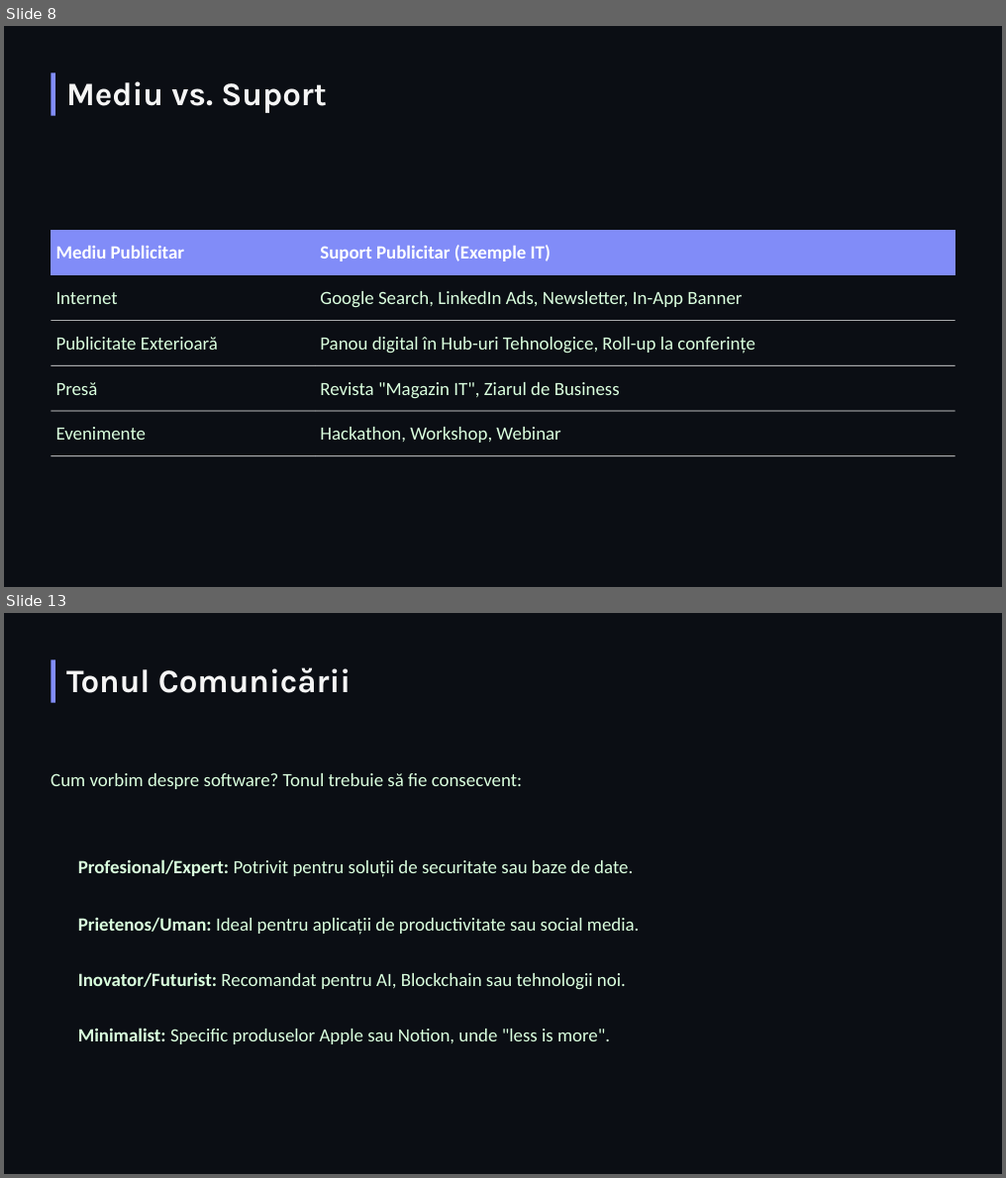
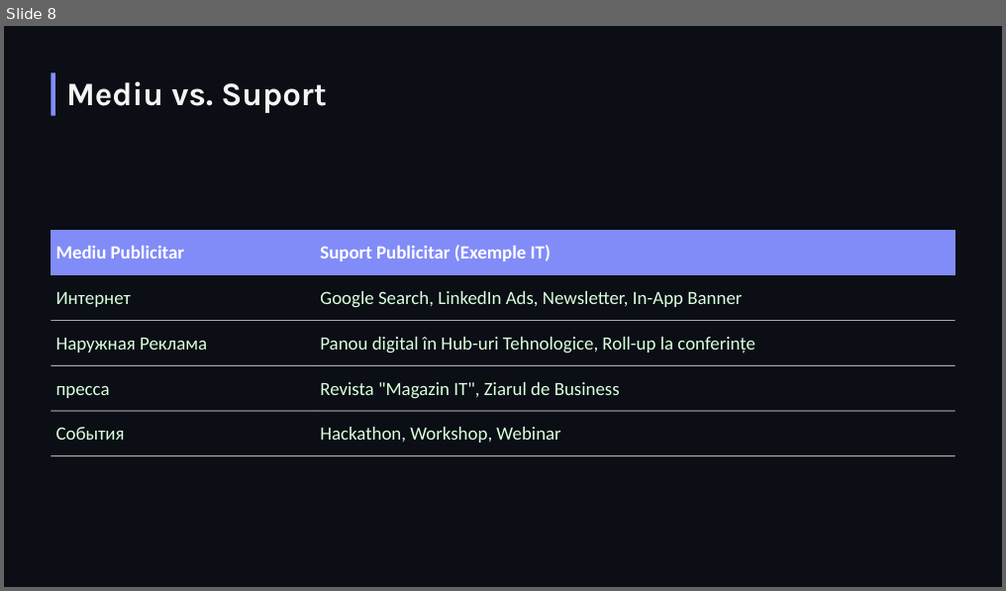
Before and after one commit to Cazacu-Condrat-Dumitru/LucruBackup1, a slide deck: PromovareSoftwareLesson4.pptx. Shown one above the other, each under a label of ours: slides 8 and 13 before the commit, slide 8 after it; the slides between them are not shown. The pictures are 1006x1178 and 1006x591 pixels, drawn with LibreOffice and Linux fonts; fonts in the diff are those of the drawing; background and template pictures are left out. Boxes give left, top, right and bottom in pixels: in the first picture for what was removed or moved away, otherwise in the second. Text is boxed around its words. In the diff, an @@ line names an element or a change of style, - is before the commit and + after.

```diff
--- a/PromovareSoftwareLesson4.pptx
+++ b/PromovareSoftwareLesson4.pptx
@@ slide 13 removed at <box>4,613,1002,1174</box>, background picture (left out) @@
@@ rectangle removed at <box>51,660,54,702</box> @@
@@ text removed at <box>66,667,350,693</box> @@
-Tonul Comunicării
@@ text removed at <box>51,773,522,789</box> @@
-Cum vorbim despre software? Tonul trebuie să fie consecvent:
@@ text removed at <box>78,860,633,877</box> @@
-Profesional/Expert: Potrivit pentru soluții de securitate sau baze de date.
@@ text removed at <box>78,917,640,935</box> @@
-Prietenos/Uman: Ideal pentru aplicații de productivitate sau social media.
@@ text removed at <box>78,972,626,990</box> @@
-Inovator/Futurist: Recomandat pentru AI, Blockchain sau tehnologii noi.
@@ text removed at <box>78,1028,610,1045</box> @@
-Minimalist: Specific produselor Apple sau Notion, unde "less is more".
@@ slide 8 changed as well @@
@@ table at <box>51,230,954,458</box> @@
-row 2, column 1: Internet
+row 2, column 1: Интернет
-row 3, column 1: Publicitate Exterioară
+row 3, column 1: Наружная Реклама
-row 4, column 1: Presă
+row 4, column 1: пресса
-row 5, column 1: Evenimente
+row 5, column 1: События
```
Also in this commit, not shown: 14 other slides changed, 13 slides added, 12 other slides removed.
